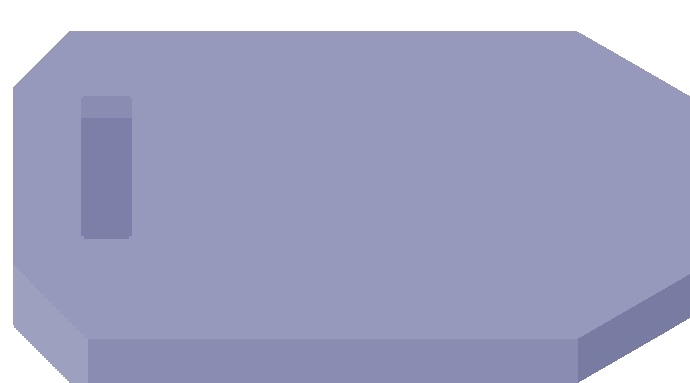
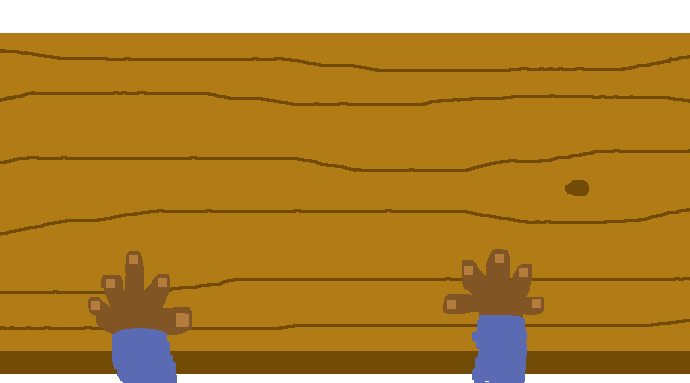
Revision of a layered (690, 383) image; what changed, layer by layer:
added layer "Pasted Layer" above "tiles" over 88, 249, 544, 383
added layer "tiles" above "Mesa" over 0, 49, 690, 330
added layer "Mesa" above "caja" over 0, 33, 690, 374
renamed "tiles" to "yunque", hid it over 13, 31, 690, 383
